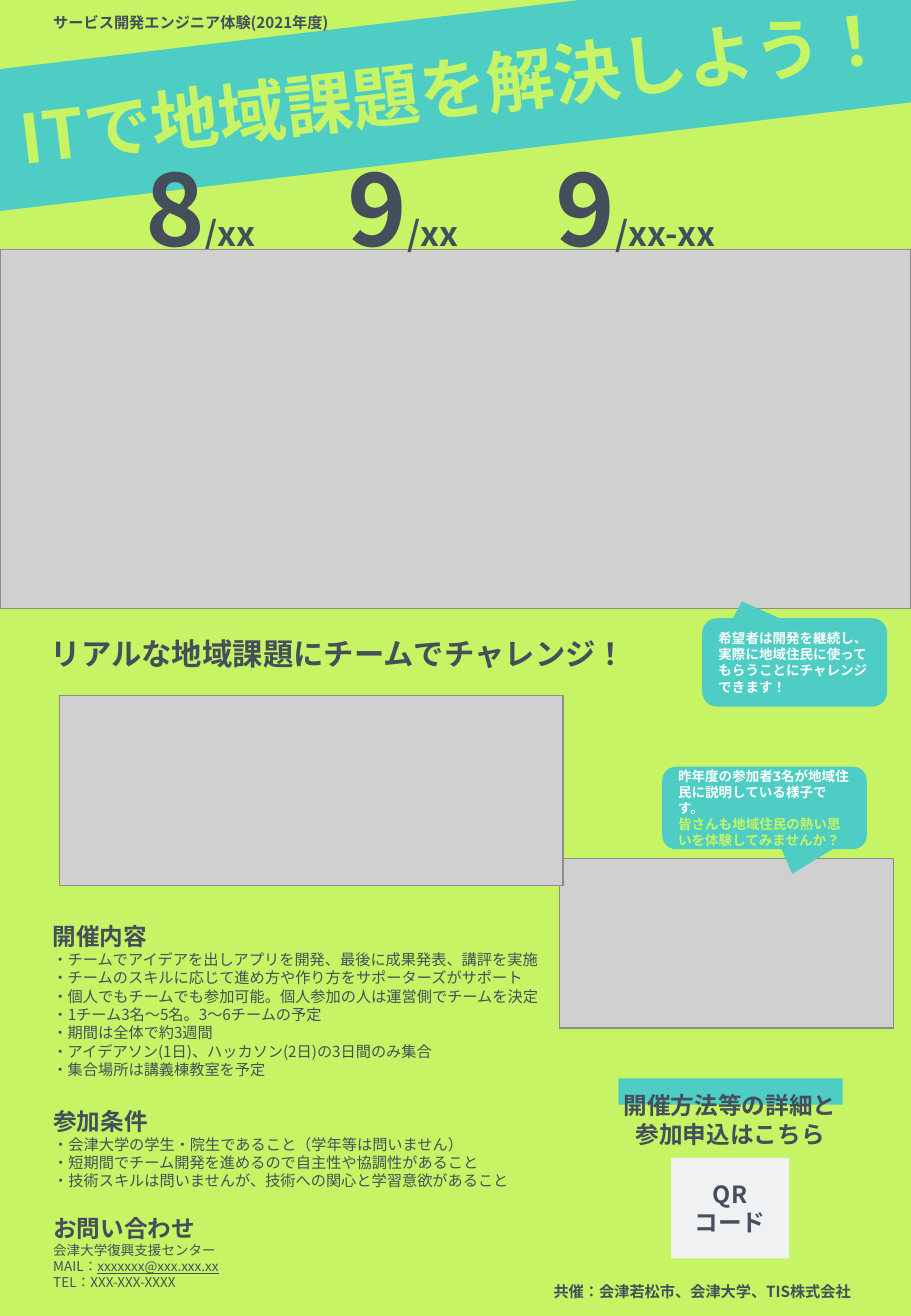
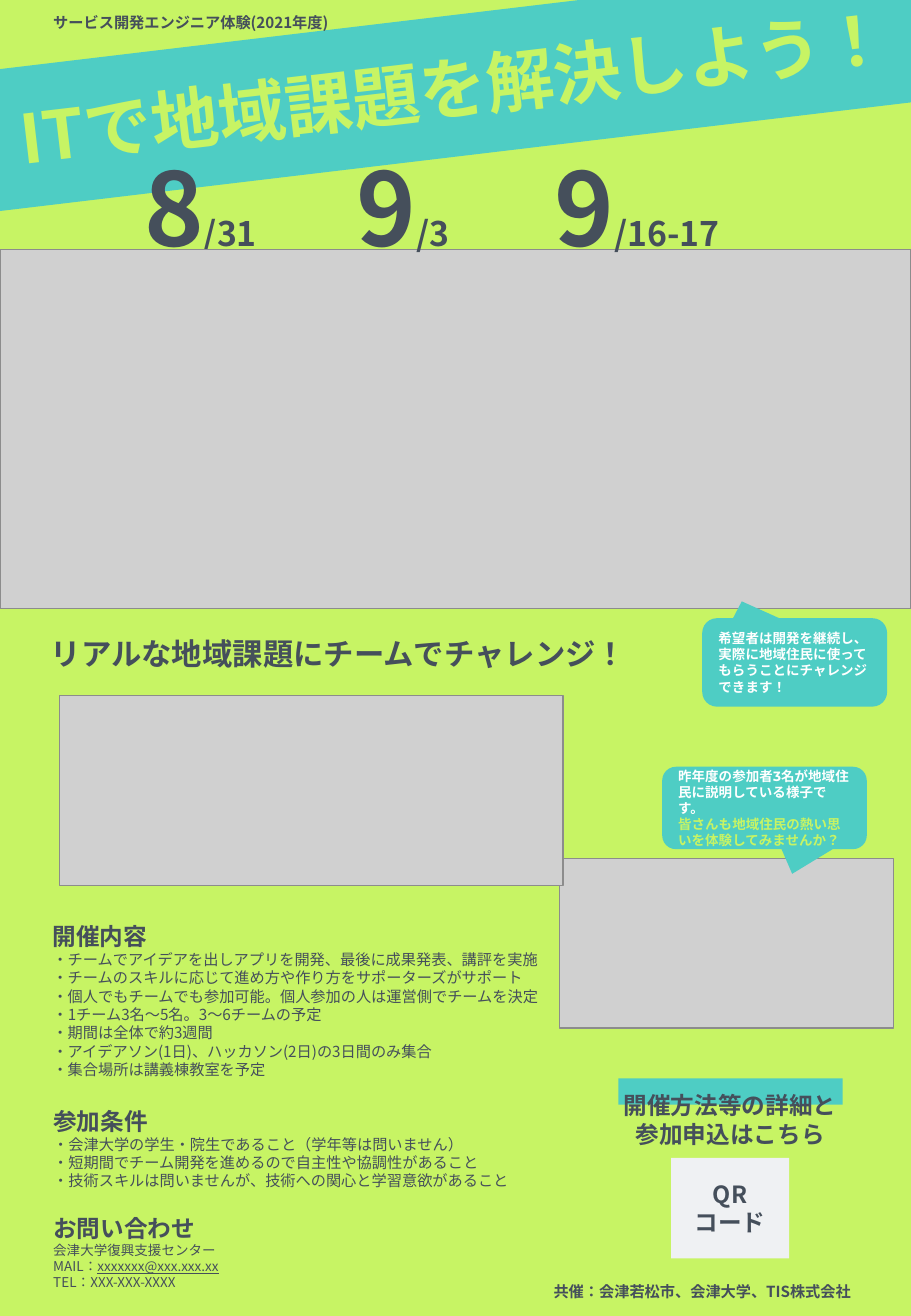
Before and after one commit to kiyohome/wacchi, a slide deck: slide 1 of 2021/（チラシ）ITで地域課題を解決しよう.pptx. Drawn at 911x1316 pixels with LibreOffice and Linux fonts; fonts in the diff are those of the drawing; grey boxes stand for pictures. Boxes give left, top, right and bottom in pixels: in the first picture for what was removed or moved away, otherwise in the second. Text is boxed around its words. In the diff, an @@ line names an element or a change of style, - is before the commit and + after.

```diff
--- a/2021/（チラシ）ITで地域課題を解決しよう.pptx
+++ b/2021/（チラシ）ITで地域課題を解決しよう.pptx
@@ text at <box>144,143,257,272</box>: text changed @@
-8/xx
+8/31
@@ text at <box>357,143,449,272</box>: text changed @@
-9/xx
+9/3
@@ text at <box>555,143,719,272</box>: text changed @@
-9/xx-xx
+9/16-17
```
Also in this commit, not shown: 1 other file.
